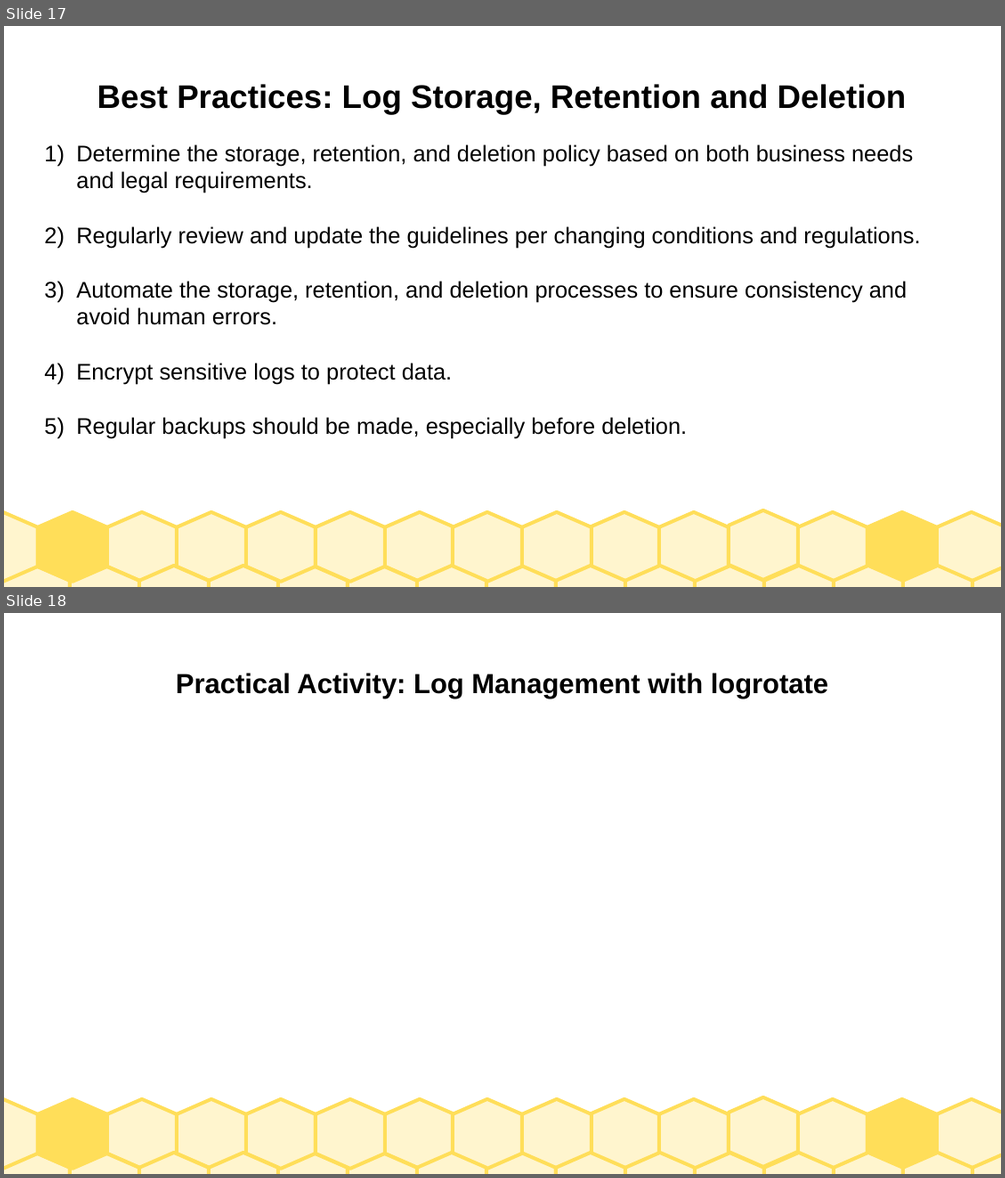
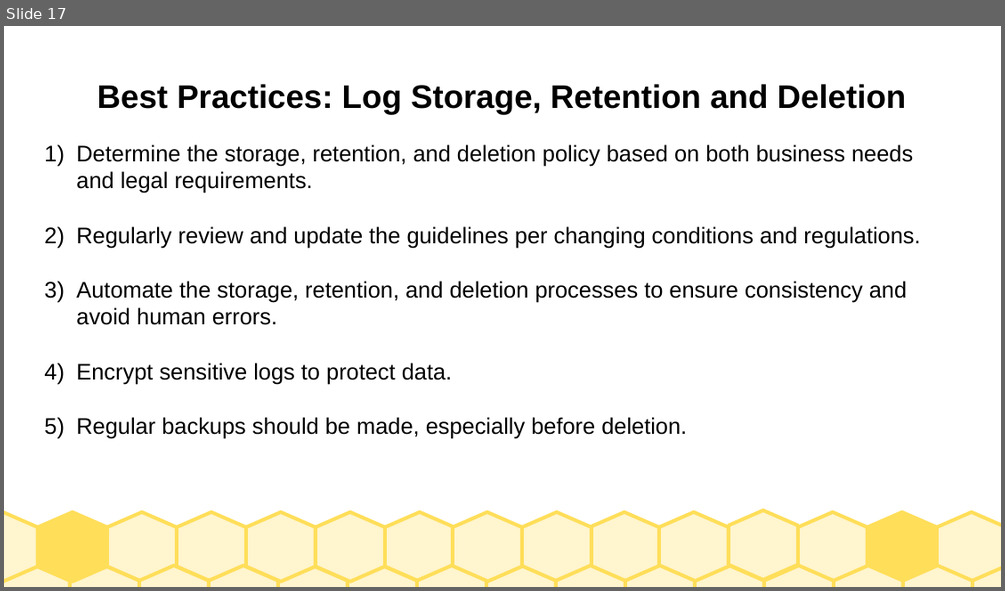
Before and after one commit to debrahnyatichi/TryHackMe, a slide deck: SOCLEVEL2/SOCLEVEL2.odp. Shown one above the other, each under a label of ours: slides 17 and 18 before the commit, slide 17 after it. The pictures are 1005x1178 and 1005x591 pixels, drawn with LibreOffice and Linux fonts; fonts in the diff are those of the drawing. Boxes give left, top, right and bottom in pixels: in the first picture for what was removed or moved away, otherwise in the second. Text is boxed around its words. In the diff, an @@ line names an element or a change of style, - is before the commit and + after.

```diff
--- a/SOCLEVEL2/SOCLEVEL2.odp
+++ b/SOCLEVEL2/SOCLEVEL2.odp
@@ slide 18 removed at bbox=[4, 613, 1001, 1174], background #FFFFFF; not listed: 30 template elements that a slide beside it also shows @@
@@ title removed at bbox=[176, 673, 828, 698] @@
-Practical Activity: Log Management with logrotate
```
Also in this commit, not shown: 1 slide changed, 6 slides added, 2 other files.
